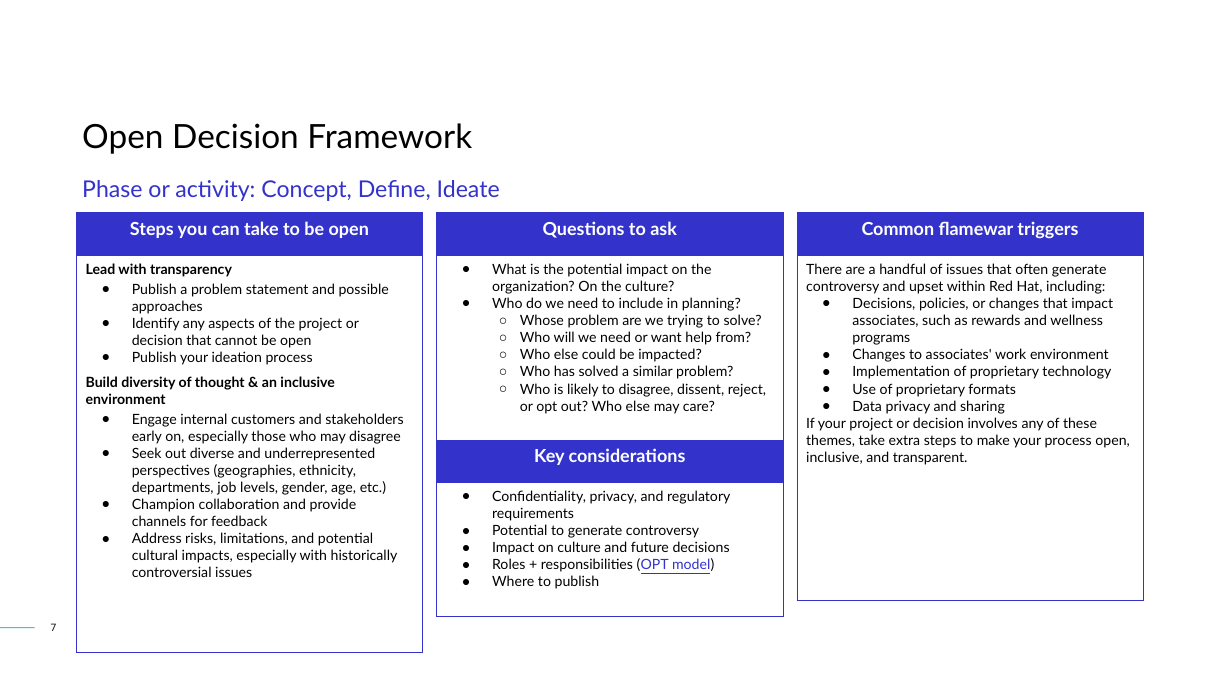
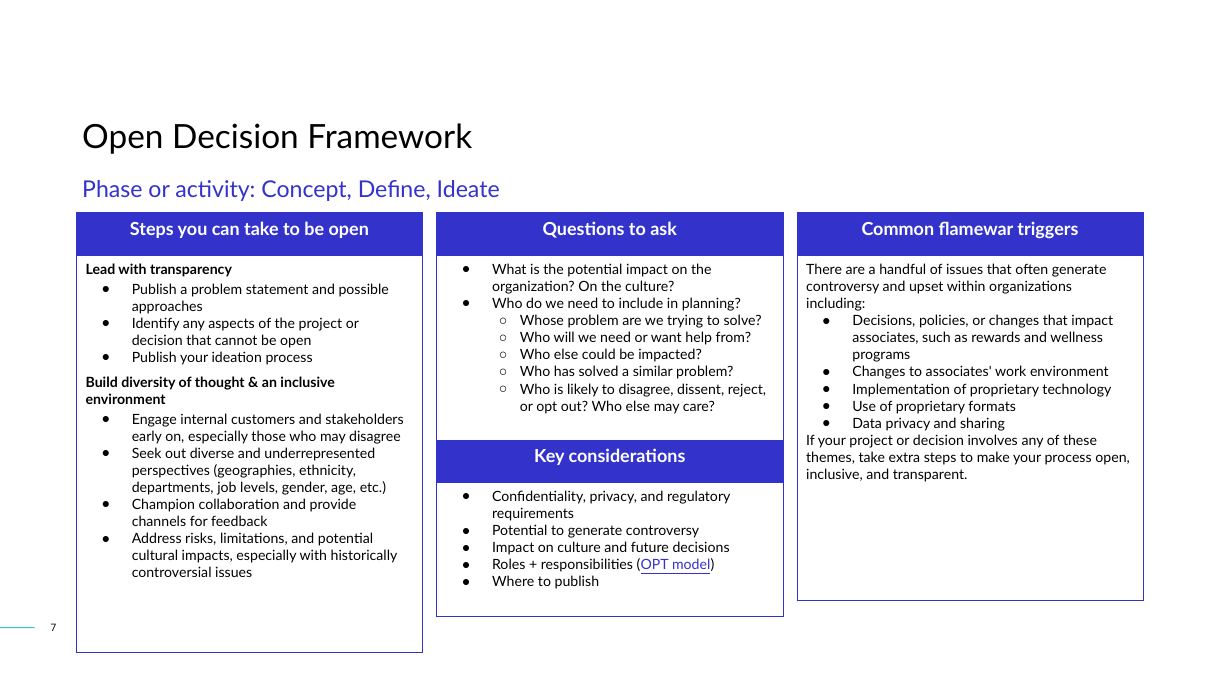
Before and after one commit to open-organization/open-decision-framework, a slide deck: slide 7 of ODF-community.odp. Drawn at 1232x693 pixels with LibreOffice and Linux fonts; fonts in the diff are those of the drawing; background and template pictures are left out. Boxes give left, top, right and bottom in pixels: in the first picture for what was removed or moved away, otherwise in the second. Text is boxed around its words. In the diff, an @@ line names an element or a change of style, - is before the commit and + after.

```diff
--- a/ODF-community.odp
+++ b/ODF-community.odp
@@ table at box(798, 213, 1144, 600) @@
-row 2, column 1: There are a handful of issues that often generate controversy and upset within Red Hat, including: / Decisions, policies, or changes that impact associates, such as rewards and wellness programs / Changes to associates' work environment / Implementation of proprietary technology / Use of proprietary formats / Data privacy and sharing / If your project or decision involves any of these themes, take extra steps to make your process open, inclusive, and transparent.
+row 2, column 1: There are a handful of issues that often generate controversy and upset within organizations including: / Decisions, policies, or changes that impact associates, such as rewards and wellness programs / Changes to associates' work environment / Implementation of proprietary technology / Use of proprietary formats / Data privacy and sharing / If your project or decision involves any of these themes, take extra steps to make your process open, inclusive, and transparent.
```
Also in this commit, not shown: 2 other slides changed, 1 other file.
